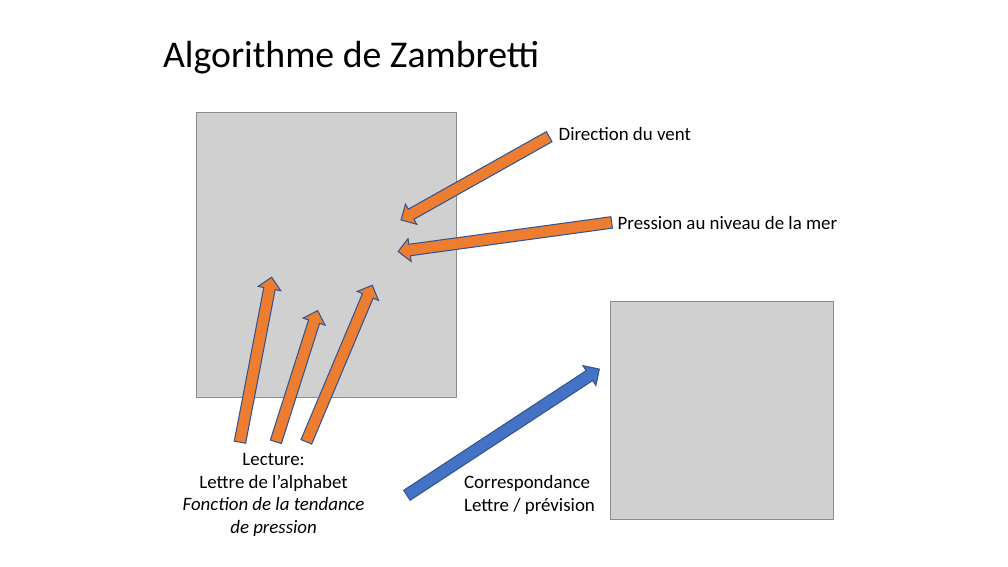
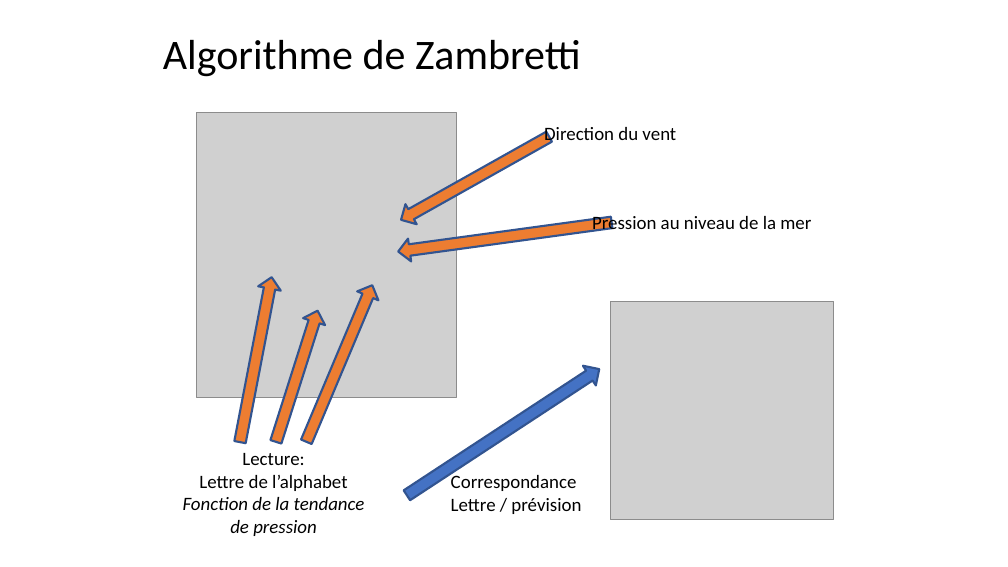
Before and after one commit to jeromelane/WeatherCheckingRpi, a slide deck: slide 12 of weathercheckingrpi/doc/Presentations/projet_meteo_JL_KG_17042019v2.pptx. Drawn at 1008x567 pixels with LibreOffice and Linux fonts; fonts in the diff are those of the drawing; grey boxes stand for pictures. Boxes give left, top, right and bottom in pixels: in the first picture for what was removed or moved away, otherwise in the second. Text is boxed around its words. In the diff, an @@ line names an element or a change of style, - is before the commit and + after.

```diff
--- a/weathercheckingrpi/doc/Presentations/projet_meteo_JL_KG_17042019v2.pptx
+++ b/weathercheckingrpi/doc/Presentations/projet_meteo_JL_KG_17042019v2.pptx
@@ text "Algorithme de Zambretti" at (x1=163, y1=40, x2=581, y2=77): size 36 to 40 pt @@
@@ text "Direction du vent" rewrapped from (x1=559, y1=127, x2=691, y2=140) to (x1=544, y1=127, x2=676, y2=146) @@
@@ text "Pression au niveau de la ..." rewrapped from (x1=618, y1=216, x2=837, y2=229) to (x1=592, y1=215, x2=811, y2=232) @@
@@ outline #325491 1 pt to #325491 2 pt; proportions changed in 6 elements at (x1=401, y1=360, x2=606, y2=505), (x1=397, y1=211, x2=613, y2=263), (x1=395, y1=127, x2=555, y2=230), (x1=229, y1=275, x2=283, y2=445), (x1=265, y1=308, x2=328, y2=446), (x1=296, y1=281, x2=383, y2=447) @@
@@ text "Correspondance" moved from (x1=464, y1=475, x2=595, y2=514) to (x1=451, y1=473, x2=581, y2=514) @@
```
Also in this commit, not shown: 17 other slides changed, 21 other files.
